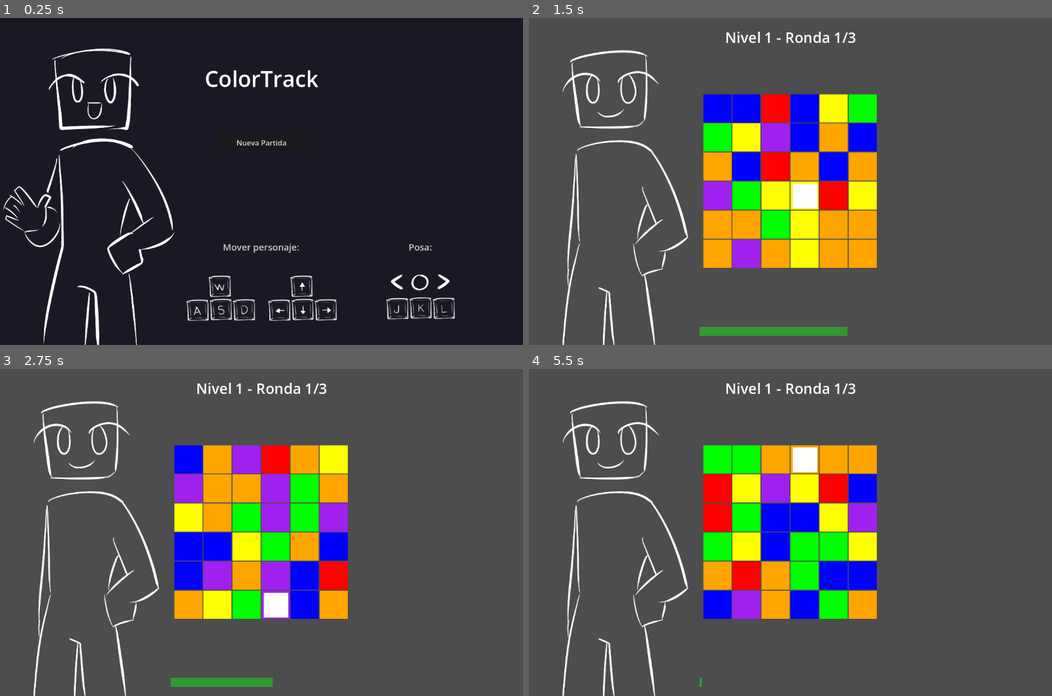
Above: before the commit, frames 1-4 (two rows, left to right).
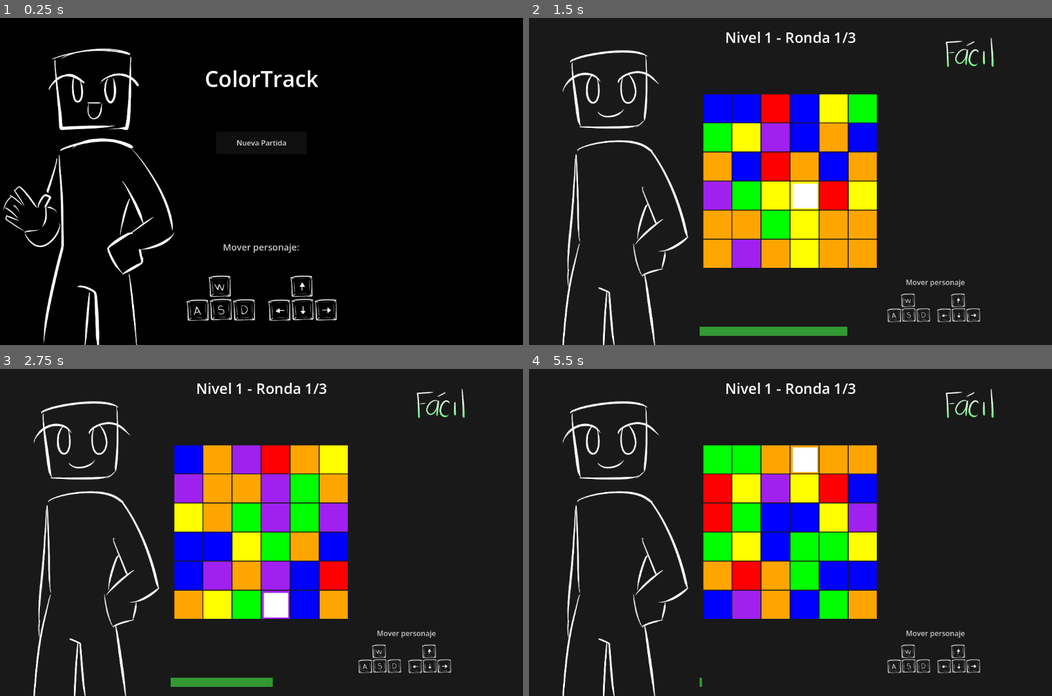
Above: after the commit, the same moments.

Repository: aTeresaTorres/ColorTrack
Game: Godot game, scene res://scenes/MainMenu.tscn
Same seed, same stepped clock (60 frames per second), same inputs: the game is played once before the commit and once after it.
Inputs:
- Up to frame 1 (0.25 s): no input
- Up to frame 2 (1.5 s): click "Nueva Partida" at 0.5 s; hold L (button_right) from 1.28 s (still down); tap K (button_center) at 1.35 s
- Up to frame 3 (2.75 s): release L (button_right) at 2.03 s; hold S (move_down) from 2.03 s (still down); tap K (button_center) at 2.1 s
- Up to frame 4 (5.5 s): release S (move_down) at 2.78 s; hold L (button_right) 2.78-3.53 s; tap K (button_center) every 0.75 s from 2.85 to 5.1 s; hold W (move_up) 3.53-4.28 s; hold J (button_left) from 4.28 s (still down)

The runs differ from the first frame. In frame 1, 96% of the frame differs, in the area x 0-100%, y 0-100%; in frame 2, 81%; in frame 3, 81%; in frame 4, 82%.

Commit message:
Dificultad visual

Diff:
--- a/color-track-version-02/scripts/level.gd
+++ b/color-track-version-02/scripts/level.gd
@@ -37,9 +37,18 @@
 
 var response_time: float = 5.0  # Variable global para el tiempo de respuesta
 
+var difficulty_sprite: Sprite2D = null
+
 func _ready():
 	if has_meta("current_level"):
 		current_level = get_meta("current_level")
+
+	var bg = ColorRect.new()
+	bg.color = Color(0.1, 0.1, 0.1, 1.0)
+	bg.set_size(Vector2(1152, 720))
+	bg.set_position(Vector2(0, 0))
+	bg.z_index = -10  # Detrás de todo
+	add_child(bg)
 
 	get_window().size = Vector2i(1152, 720)
 	_setup_grid()
@@ -47,6 +56,8 @@
 	_setup_ui()
 	_setup_music()
 	_setup_character("guyStanding")
+	_setup_controls()
+	_setup_difficulty_indicator()
 	_update_level_display()
 	_start_dance_phase()
 
@@ -142,9 +153,9 @@
 	right_indicator.visible = false
 
 	pause_panel = ColorRect.new()
-	pause_panel.color = Color(0, 0, 0, 0.85)
-	pause_panel.set_size(Vector2(1152, 150))
-	pause_panel.set_position(Vector2(0, 720/2 - 75))
+	pause_panel.color = Color(0.1, 0.1, 0.1, 0.9)
+	pause_panel.set_size(Vector2(1152, 200))
+	pause_panel.set_position(Vector2(0, 720/2 - 100))
 	pause_panel.visible = false
 	pause_panel.process_mode = Node.PROCESS_MODE_ALWAYS
 	pause_panel.z_index = 100
@@ -152,7 +163,7 @@
 
 	pause_button = Button.new()
 	pause_button.set_size(Vector2(200, 50))
-	pause_button.set_position(Vector2(1152/2 - 100, 50))
+	pause_button.set_position(Vector2(1152/2 - 100, 75))
 	pause_button.pressed.connect(_on_pause_button_pressed)
 	pause_button.process_mode = Node.PROCESS_MODE_ALWAYS
 	pause_button.z_index = 101
@@ -426,6 +437,7 @@
 	_setup_grid()
 	_setup_player()
 	_setup_ui()
+	_setup_difficulty_indicator()
 	_update_level_display()
 	_start_dance_phase()
 
@@ -446,6 +458,8 @@
 	player_pos = Vector2i(3, 3)
 	_update_player_position()
 	_start_dance_phase()
+
+	_setup_difficulty_indicator()
 
 func _on_pause_button_pressed():
 	#print("Botón presionado: ", pause_button.text)  # Debug
@@ -468,6 +482,7 @@
 		var texture = load(texture_path)
 		character_sprite.texture = texture
 		character_sprite.position = Vector2(180, 360)
+		character_sprite.z_index = 200
 		add_child(character_sprite)
 		print("Personaje añadido correctamente")
 	else:
@@ -540,3 +555,139 @@
 
 	# Eliminar el nivel actual
 	queue_free()
+
+func _setup_controls():
+	# Etiqueta "Mover personaje"
+	var move_label = Label.new()
+	move_label.text = "Mover personaje"
+	move_label.add_theme_font_size_override("font_size", 16)
+	move_label.add_theme_color_override("font_color", Color(0.8, 0.8, 0.8))
+	move_label.horizontal_alignment = HORIZONTAL_ALIGNMENT_CENTER
+	move_label.set_size(Vector2(200, 25))
+	move_label.set_position(Vector2(1152/2 + 220, 570))
+	move_label.z_index = 50
+	add_child(move_label)
+
+	# Imagen WASD
+	var wasd_sprite = Sprite2D.new()
+	var wasd_texture = load("res://assets/images/wasd.png")
+	if wasd_texture:
+		wasd_sprite.texture = wasd_texture
+		wasd_sprite.scale = Vector2(0.5, 0.5)
+		wasd_sprite.position = Vector2(1152/2 + 260, 720 - 80)
+		wasd_sprite.z_index = 50
+		add_child(wasd_sprite)
+	else:
+		var wasd_label = Label.new()
+		wasd_label.text = "WASD"
+		wasd_label.add_theme_font_size_override("font_size", 18)
+		wasd_label.add_theme_color_override("font_color", Color.WHITE)
+		wasd_label.set_position(Vector2(1152/2 + 260, 720 - 80))
+		add_child(wasd_label)
+
+	# Imagen ARROWS
+	var arrows_sprite = Sprite2D.new()
+	var arrows_texture = load("res://assets/images/arrows.png")
+	if arrows_texture:
+		arrows_sprite.texture = arrows_texture
+		arrows_sprite.scale = Vector2(0.5, 0.5)
+		arrows_sprite.position = Vector2(1152/2 + 370, 720 - 80)
+		arrows_sprite.z_index = 50
+		add_child(arrows_sprite)
+	else:
+		var arrows_label = Label.new()
+		arrows_label.text = "←↑↓→"
+		arrows_label.add_theme_font_size_override("font_size", 18)
+		arrows_label.add_theme_color_override("font_color", Color.WHITE)
+		arrows_label.set_position(Vector2(1152/2 + 370, 720 - 80))
+		add_child(arrows_label)
+
+	# Verificar si la mecánica de botones está o estará activa (nivel actual o futuro)
+	var show_jkl = current_level >= 10
+
+	if show_jkl:
+		# Etiqueta "Presionar botón"
+		var button_label = Label.new()
+		button_label.text = "Posar"
+		button_label.add_theme_font_size_override("font_size", 16)
+		button_label.add_theme_color_override("font_color", Color(0.8, 0.8, 0.8))
+		button_label.horizontal_alignment = HORIZONTAL_ALIGNMENT_CENTER
+		button_label.set_size(Vector2(200, 25))
+		button_label.set_position(Vector2(1152/2 + 400, 570))
+		button_label.z_index = 50
+		add_child(button_label)
+
+		# Imagen JKL
+		var jkl_sprite = Sprite2D.new()
+		var jkl_texture = load("res://assets/images/jkl.png")
+		if jkl_texture:
+			jkl_sprite.texture = jkl_texture
+			jkl_sprite.scale = Vector2(0.5, 0.5)
+			jkl_sprite.position = Vector2(1152/2 + 500, 720 - 80)
+			jkl_sprite.z_index = 50
+			add_child(jkl_sprite)
+		else:
+			var jkl_label = Label.new()
+			jkl_label.text = "J K L"
+			jkl_label.add_theme_font_size_override("font_size", 18)
+			jkl_label.add_theme_color_override("font_color", Color.WHITE)
+			jkl_label.set_position(Vector2(1152/2 + 500, 720 - 80))
+			add_child(jkl_label)
+
+func _setup_difficulty_indicator():
+	if difficulty_sprite:
+		difficulty_sprite.queue_free()
+
+	difficulty_sprite = Sprite2D.new()
+	var texture_path = ""
+
+	# Determinar dificultad según nivel
+	match current_level:
+		1:
+			texture_path = "res://assets/images/difficulty_easy.png"
+		2:
+			texture_path = "res://assets/images/difficulty_medium.png"
+		3, 4:
+			texture_path = "res://assets/images/difficulty_hard.png"
+		5, 6, 7, 8, 9:
+			texture_path = "res://assets/images/difficulty_extreme.png"
+		10:
+			texture_path = "res://assets/images/difficulty_easy_advanced.png"
+		11, 12, 13, 14:
+			texture_path = "res://assets/images/difficulty_medium_advanced.png"
+		15, 16, 17, 18, 19:
+			texture_path = "res://assets/images/difficulty_hard_advanced.png"
+		20, 21, 22, 23, 24:
+			texture_path = "res://assets/images/difficulty_extreme_advanced.png"
+		_:
+			texture_path = "res://assets/images/difficulty_infinite.png"
+
+	if ResourceLoader.exists(texture_path):
+		var texture = load(texture_path)
+		difficulty_sprite.texture = texture
+		difficulty_sprite.scale = Vector2(0.5, 0.5)  # Ajusta escala según necesites
+		difficulty_sprite.position = Vector2(970, 80)  # Esquina superior derecha
+		difficulty_sprite.z_index = 50
+		add_child(difficulty_sprite)
+		print("Dificultad cargada: ", texture_path)
+	else:
+		print("No se encontró imagen de dificultad: ", texture_path)
+		# Texto de respaldo si no hay imagen
+		var difficulty_label = Label.new()
+		var difficulty_text = ""
+		match current_level:
+			1: difficulty_text = "FÁCIL"
+			2: difficulty_text = "MEDIO"
+			3, 4: difficulty_text = "DIFÍCIL"
+			5, 6, 7, 8, 9: difficulty_text = "EXTREMO"
+			10: difficulty_text = "FÁCIL AVZ"
+			11, 12, 13, 14: difficulty_text = "MEDIO AVZ"
+			15, 16, 17, 18, 19: difficulty_text = "DIFÍCIL AVZ"
+			20, 21, 22, 23, 24: difficulty_text = "EXTREMO AVZ"
+			_: difficulty_text = "INFINITO"
+		difficulty_label.text = difficulty_text
+		difficulty_label.add_theme_font_size_override("font_size", 20)
+		difficulty_label.add_theme_color_override("font_color", Color.YELLOW)
+		difficulty_label.set_position(Vector2(1050, 80))
+		difficulty_label.z_index = 50
+		add_child(difficulty_label)
--- a/color-track-version-02/scripts/main_menu.gd
+++ b/color-track-version-02/scripts/main_menu.gd
@@ -10,7 +10,7 @@
 
 	# Fondo
 	var bg = ColorRect.new()
-	bg.color = Color(0.1, 0.1, 0.15)
+	bg.color = Color(0.0, 0.0, 0.0)
 	bg.set_size(Vector2(screen_width, screen_height))
 	add_child(bg)
 
@@ -131,28 +131,32 @@
 		add_child(arrows_label)
 
 	# "POSA"
-	var button_label = Label.new()
-	button_label.text = "Posa:"
-	button_label.add_theme_font_size_override("font_size", 20)
-	button_label.add_theme_color_override("font_color", Color(0.8, 0.8, 0.8))
-	button_label.horizontal_alignment = HORIZONTAL_ALIGNMENT_CENTER
-	button_label.set_size(Vector2(200, 30))
-	button_label.set_position(Vector2(screen_width/2 + 250, screen_height - 230))
-	add_child(button_label)
+	var saved_level = load_saved_level()
+	var show_jkl = saved_level >= 10
 
-	# Imagen JKL
-	var jkl_sprite = Sprite2D.new()
-	var jkl_texture = load("res://assets/images/jkl.png")
-	if jkl_texture:
-		jkl_sprite.texture = jkl_texture
-		jkl_sprite.scale = Vector2(0.8, 0.8)
-		jkl_sprite.position = Vector2(screen_width/2 + 350, screen_height - 105)
-		add_child(jkl_sprite)
-	else:
-		# Placeholder
-		var jkl_label = Label.new()
-		jkl_label.text = "J K L"
-		jkl_label.add_theme_font_size_override("font_size", 24)
-		jkl_label.add_theme_color_override("font_color", Color.WHITE)
-		jkl_label.set_position(Vector2(screen_width/2 + 350, screen_height - 105))
-		add_child(jkl_label)
+	if show_jkl:
+		# Etiqueta "Presionar botón"
+		var button_label = Label.new()
+		button_label.text = "Posa:"
+		button_label.add_theme_font_size_override("font_size", 20)
+		button_label.add_theme_color_override("font_color", Color(0.8, 0.8, 0.8))
+		button_label.horizontal_alignment = HORIZONTAL_ALIGNMENT_CENTER
+		button_label.set_size(Vector2(200, 30))
+		button_label.set_position(Vector2(screen_width/2 + 250, screen_height - 230))
+		add_child(button_label)
+
+		# Imagen JKL
+		var jkl_sprite = Sprite2D.new()
+		var jkl_texture = load("res://assets/images/jkl.png")
+		if jkl_texture:
+			jkl_sprite.texture = jkl_texture
+			jkl_sprite.scale = Vector2(0.8, 0.8)
+			jkl_sprite.position = Vector2(screen_width/2 + 350, screen_height - 105)
+			add_child(jkl_sprite)
+		else:
+			var jkl_label = Label.new()
+			jkl_label.text = "J K L"
+			jkl_label.add_theme_font_size_override("font_size", 24)
+			jkl_label.add_theme_color_override("font_color", Color.WHITE)
+			jkl_label.set_position(Vector2(screen_width/2 + 350, screen_height - 105))
+			add_child(jkl_label)
Binary file added: color-track-version-02/assets/images/difficulty_easy.png
Not shown, added: color-track-version-02/assets/images/difficulty_easy.png.import
Binary file added: color-track-version-02/assets/images/difficulty_easy_advanced.png
Not shown, added: color-track-version-02/assets/images/difficulty_easy_advanced.png.import
Binary file added: color-track-version-02/assets/images/difficulty_extreme.png
Not shown, added: color-track-version-02/assets/images/difficulty_extreme.png.import
Binary file added: color-track-version-02/assets/images/difficulty_extreme_advanced.png
Not shown, added: color-track-version-02/assets/images/difficulty_extreme_advanced.png.import
Binary file added: color-track-version-02/assets/images/difficulty_hard.png
Not shown, added: color-track-version-02/assets/images/difficulty_hard.png.import
Binary file added: color-track-version-02/assets/images/difficulty_hard_advanced.png
Not shown, added: color-track-version-02/assets/images/difficulty_hard_advanced.png.import
(and 9 more such lines)
